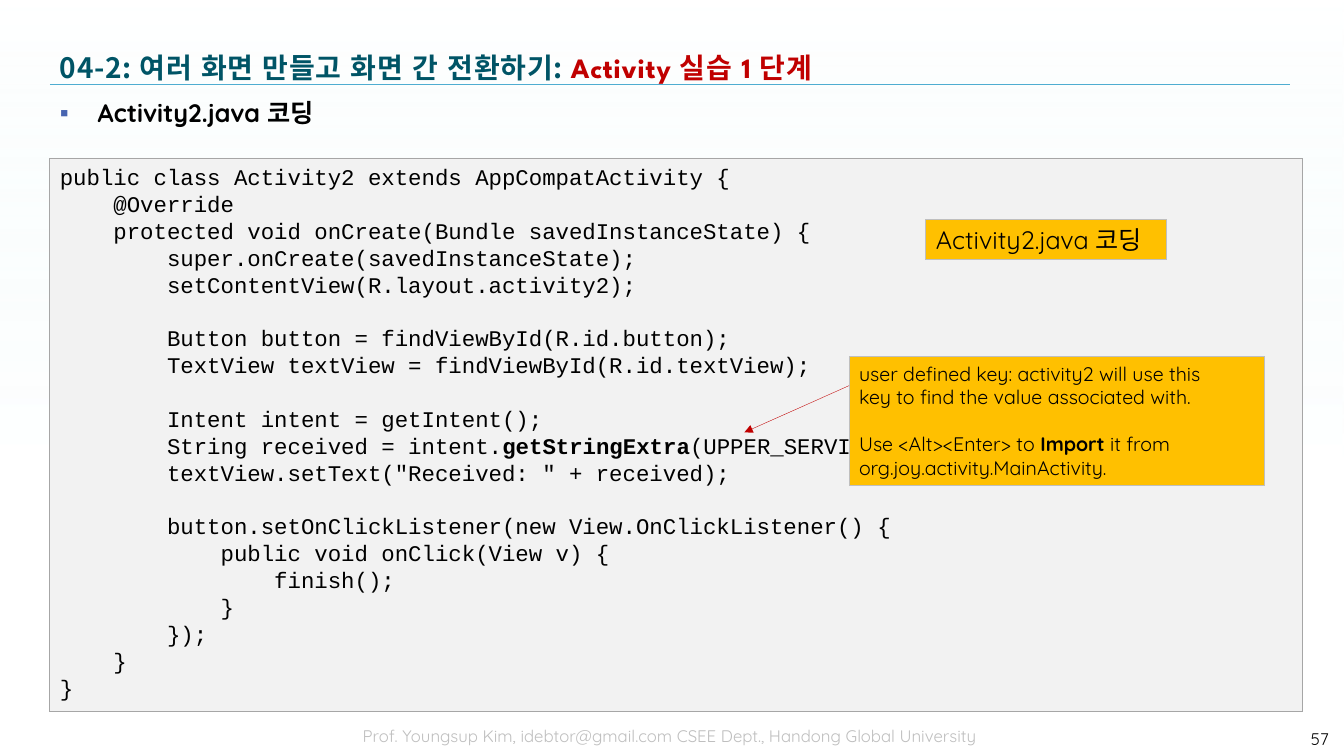
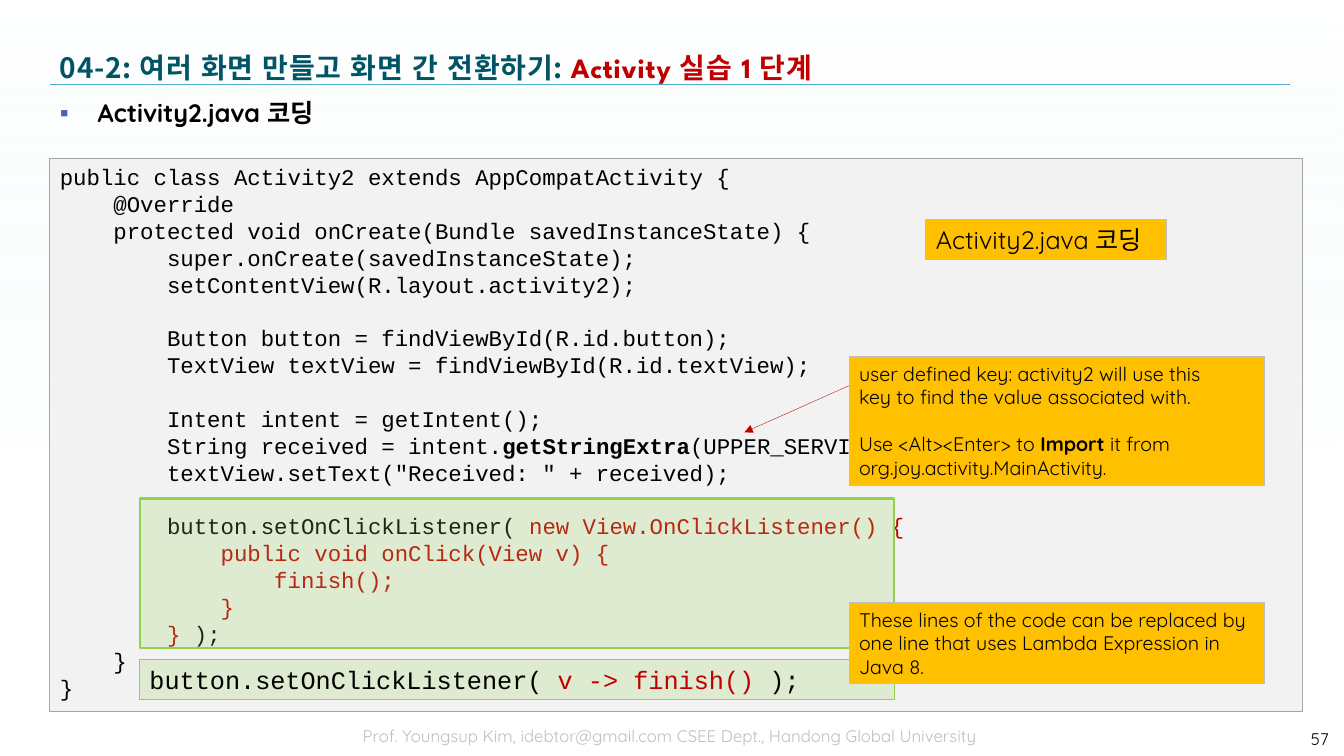
Before and after one commit to tae7841/HuStarAS, a slide deck: slide 57 of ppts/04Activity.pptx. Drawn at 1344x756 pixels with LibreOffice and Linux fonts; fonts in the diff are those of the drawing; background and template pictures are left out. Boxes give left, top, right and bottom in pixels: in the first picture for what was removed or moved away, otherwise in the second. Text is boxed around its words. In the diff, an @@ line names an element or a change of style, - is before the commit and + after.

```diff
--- a/ppts/04Activity.pptx
+++ b/ppts/04Activity.pptx
@@ text in rectangle at (50,158,1304,712): spaces changed @@
-});
+} );
@@ rectangle added at (140,499,894,648), fill #92D050 at 20% opacity, outline #92D050 1.5 pt @@
@@ text in rectangle at (167,518,878,539): spaces changed @@
-button.setOnClickListener(new View.OnClickListener() {
+button.setOnClickListener( new View.OnClickListener() {
@@ text in rectangle at (221,545,583,593): text colour #000000 to #C00000 in "public void onClick(View v) {", "finish();", "}" @@
@@ rectangle added at (849,603,1265,685), fill #FFC000, outline #BFBFBF 0.75 pt, 14 pt, text #000000 @@
+These lines of the code can be replaced by one line that uses Lambda Expression in Java 8.
@@ rectangle added at (139,659,894,700), fill #92D050 at 20% opacity, outline #92D050 0.75 pt, 18 pt, text #000000 @@
+button.setOnClickListener( v -> finish() );
```
